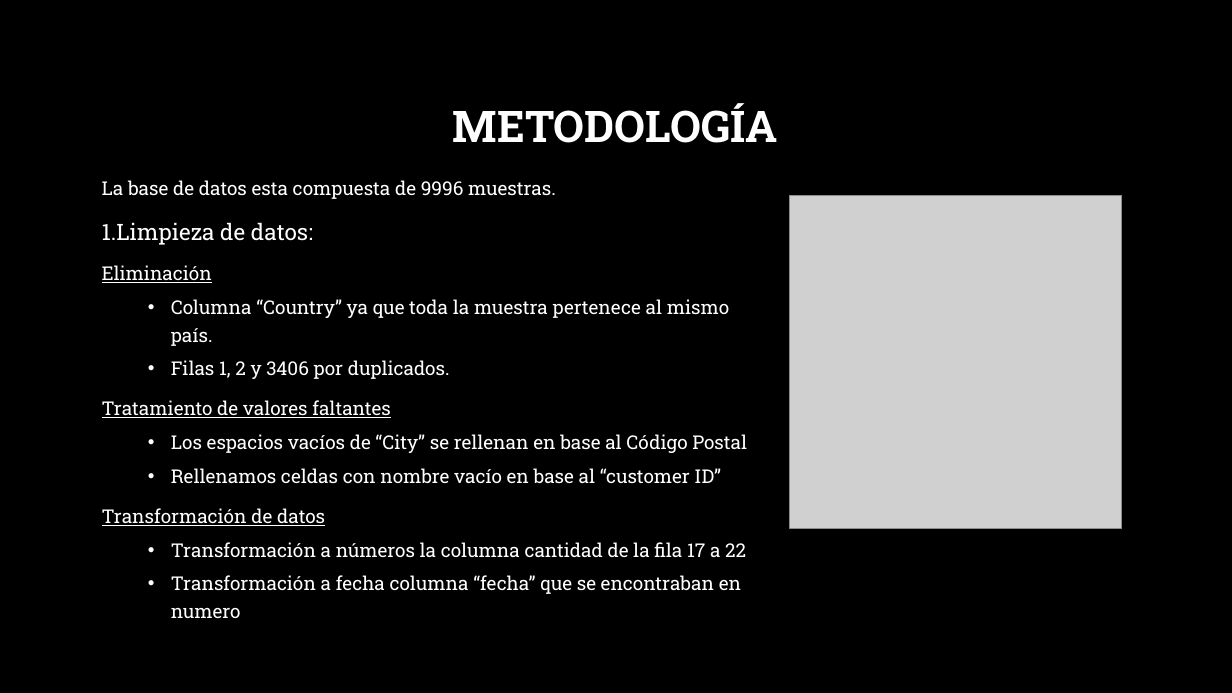
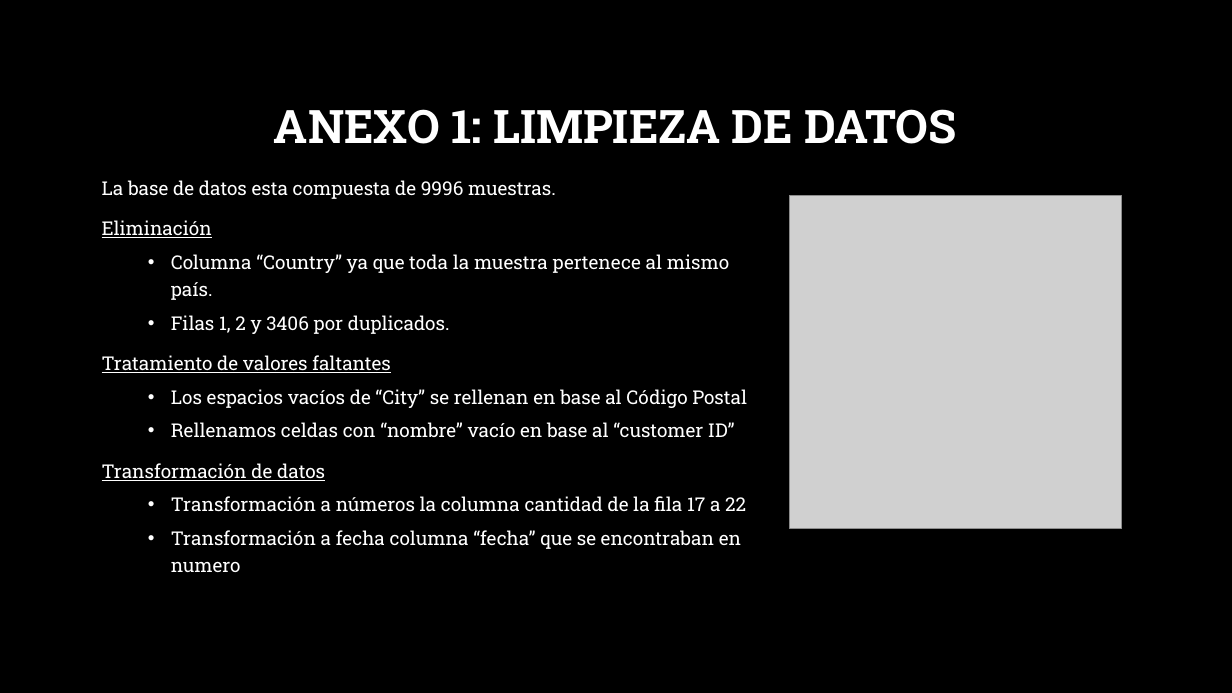
Before and after one commit to aSalomon96/lab1, a slide deck: slide 10 of Presentacion_lab1.pptx (slide 4 before the commit). Drawn at 1232x693 pixels with LibreOffice and Linux fonts; fonts in the diff are those of the drawing; grey boxes stand for pictures; background and template pictures are left out. Boxes give left, top, right and bottom in pixels: in the first picture for what was removed or moved away, otherwise in the second. Text is boxed around its words. In the diff, an @@ line names an element or a change of style, - is before the commit and + after.

```diff
--- a/Presentacion_lab1.pptx
+++ b/Presentacion_lab1.pptx
@@ title at (274, 109, 956, 144): text changed; size 34 to 36 pt @@
-METODOLOGÍA
+ANEXO 1: LIMPIEZA DE DATOS
@@ text at (102, 222, 313, 245): paragraph removed @@
-1.Limpieza de datos:
@@ text at (171, 422, 735, 437): text changed @@
-  • Rellenamos celdas con nombre vacío en base al “customer ID”
+  • Rellenamos celdas con “nombre” vacío en base al “customer ID”
```
Also in this commit, not shown: 7 slides added, 1 slide removed, 4 other files.
